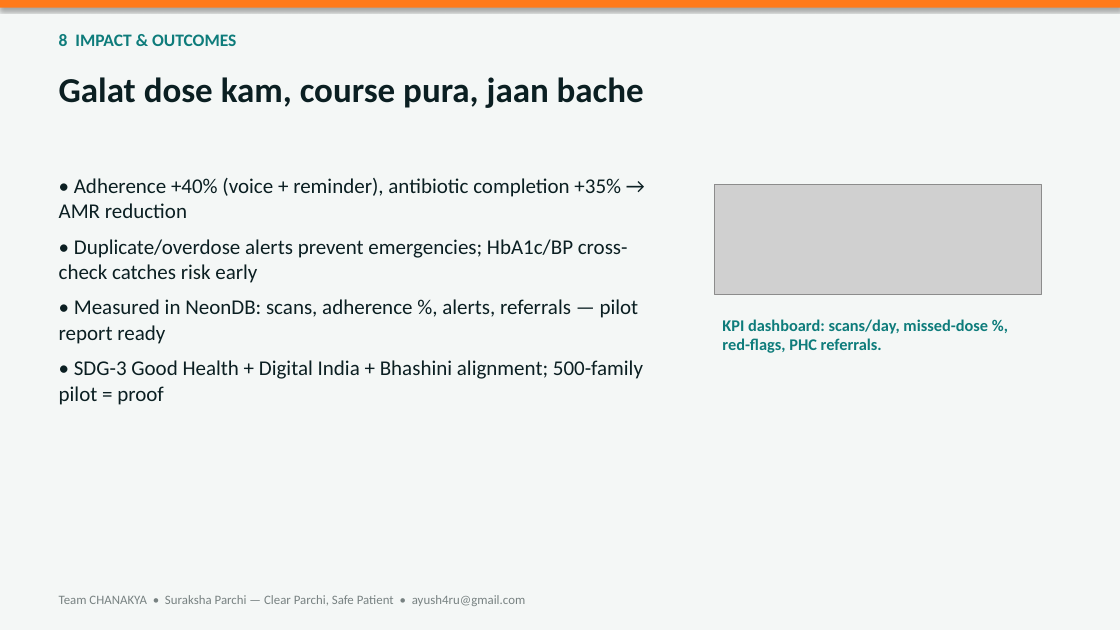
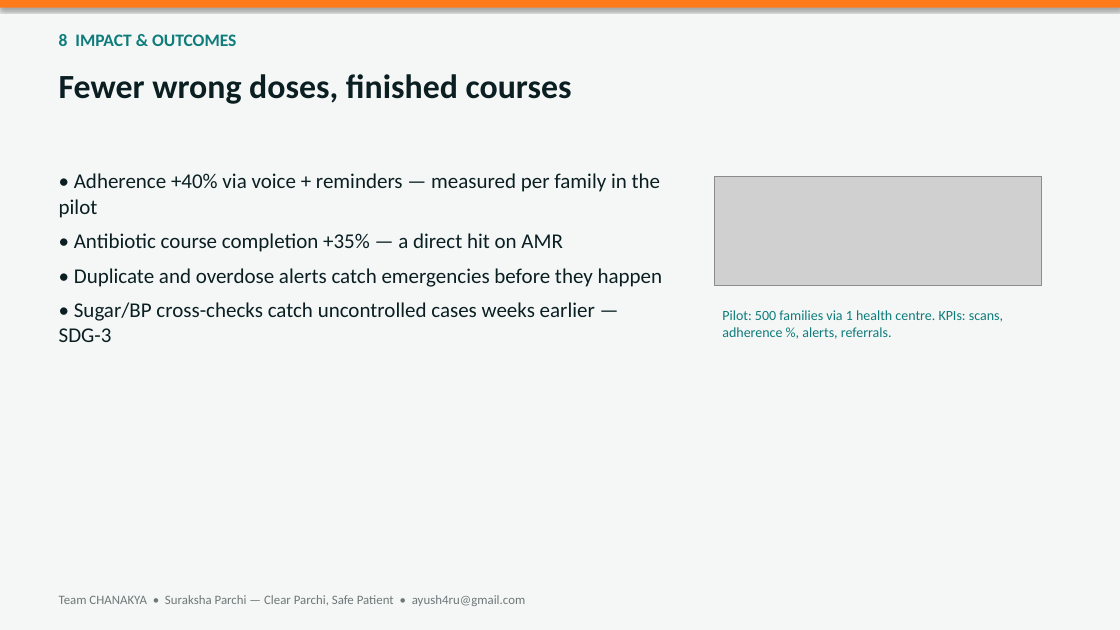
Before and after one commit to Sentinal-Corporations/suraksha-sharthi, a slide deck: slide 8 of ppt/CHANAKYA_SurakshaParchi.pptx. Drawn at 1120x630 pixels with LibreOffice and Linux fonts; fonts in the diff are those of the drawing; grey boxes stand for pictures. Boxes give left, top, right and bottom in pixels: in the first picture for what was removed or moved away, otherwise in the second. Text is boxed around its words. In the diff, an @@ line names an element or a change of style, - is before the commit and + after.

```diff
--- a/ppt/CHANAKYA_SurakshaParchi.pptx
+++ b/ppt/CHANAKYA_SurakshaParchi.pptx
@@ text at <box>59,74,572,104</box>: text changed; size 30 to 29 pt @@
-Galat dose kam, course pura, jaan bache
+Fewer wrong doses, finished courses
@@ text at <box>59,173,663,342</box>: text changed @@
-• Adherence +40% (voice + reminder), antibiotic completion +35% → AMR reduction
-• Duplicate/overdose alerts prevent emergencies; HbA1c/BP cross-check catches risk early
-• Measured in NeonDB: scans, adherence %, alerts, referrals — pilot report ready
-• SDG-3 Good Health + Digital India + Bhashini alignment; 500-family pilot = proof
+• Adherence +40% via voice + reminders — measured per family in the pilot
+• Antibiotic course completion +35% — a direct hit on AMR
+• Duplicate and overdose alerts catch emergencies before they happen
+• Sugar/BP cross-checks catch uncontrolled cases weeks earlier — SDG-3
@@ picture: place and size @@
-picture at <box>714,185,1042,294</box>
+picture at <box>714,176,1042,286</box>
@@ text at <box>722,310,1003,339</box>: text changed; size 14 to 12 pt; bold off @@
-KPI dashboard: scans/day, missed-dose %, red-flags, PHC referrals.
+Pilot: 500 families via 1 health centre. KPIs: scans, adherence %, alerts, referrals.
```
Also in this commit, not shown: 10 other slides changed, 1 slide added, 1 slide removed, 2 other files.
